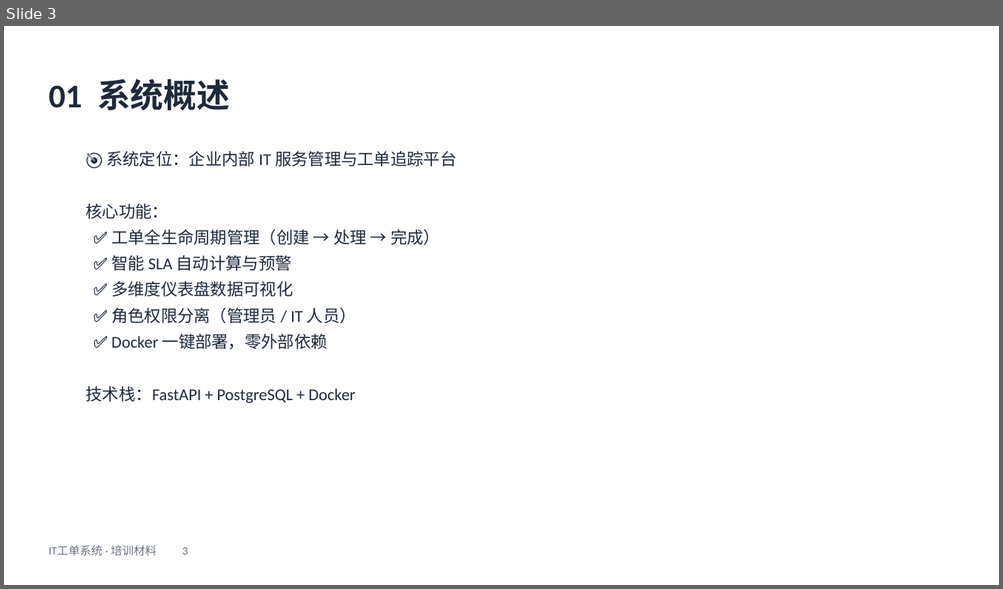
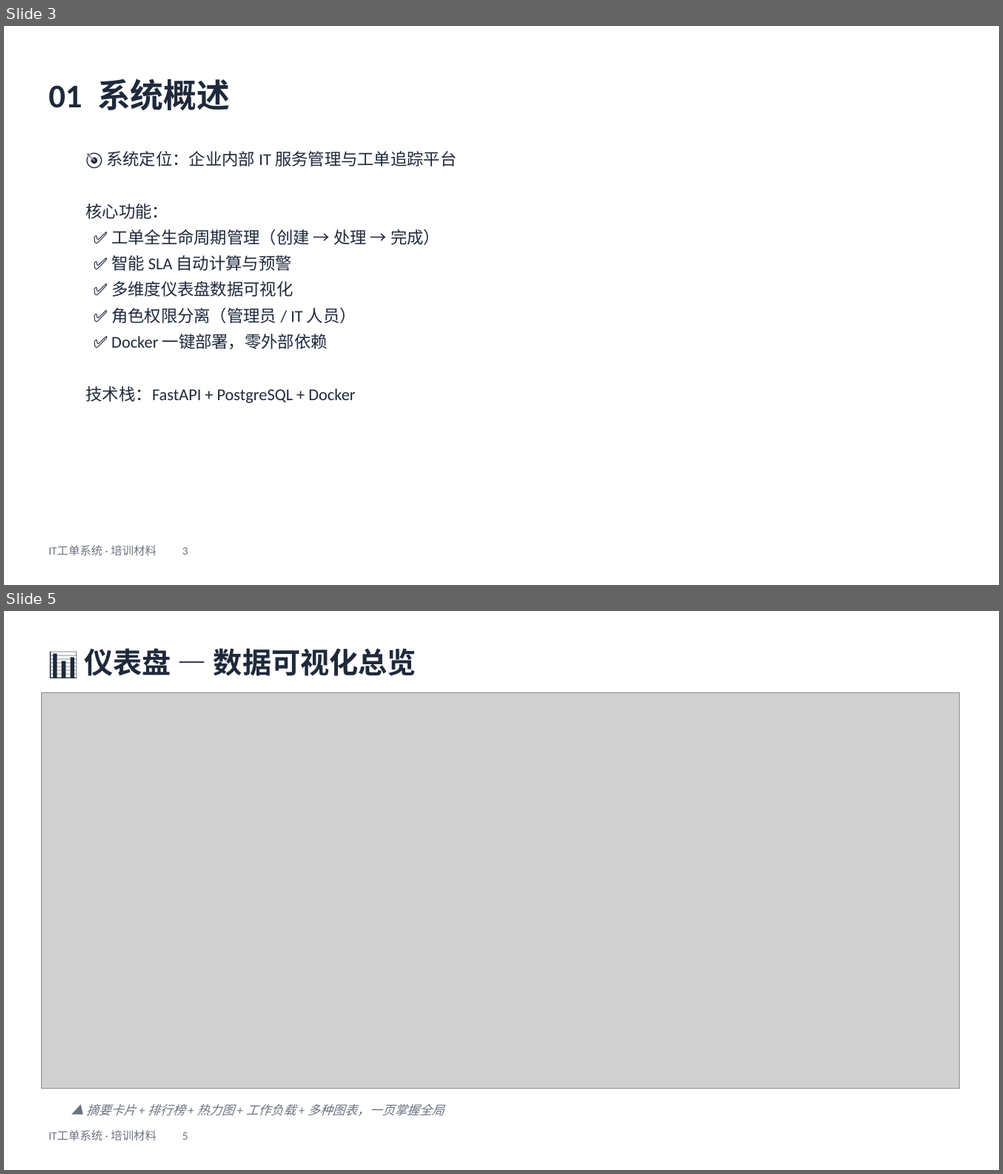
Before and after one commit to vspoptang/it-ticketing, a slide deck: docs/IT工单系统-培训材料.pptx. Shown one above the other, each under a label of ours: slide 3 before the commit, slides 3 and 5 after it; the slides between them are not shown. The pictures are 1003x589 and 1003x1174 pixels, drawn with LibreOffice and Linux fonts; fonts in the diff are those of the drawing; grey boxes stand for pictures. Boxes give left, top, right and bottom in pixels: in the first picture for what was removed or moved away, otherwise in the second. Text is boxed around its words. In the diff, an @@ line names an element or a change of style, - is before the commit and + after.

```diff
--- a/docs/IT工单系统-培训材料.pptx
+++ b/docs/IT工单系统-培训材料.pptx
@@ slide 5 added at <box>4,611,999,1170</box>, background #FFFFFF @@
@@ text added at <box>84,648,416,676</box>, 28 pt, text #1E293B, bold @@
+📊 仪表盘 — 数据可视化总览
@@ picture added at <box>41,693,959,1088</box> @@
@@ text added at <box>86,1105,444,1116</box>, 12 pt, text #6B7280, italic @@
+▲ 摘要卡片 + 排行榜 + 热力图 + 工作负载 + 多种图表，一页掌握全局
@@ text added at <box>48,1130,188,1141</box>, 11 pt, text #6B7280 @@
+IT工单系统 · 培训材料 5
```
Also in this commit, not shown: 13 slides changed, 2 other slides added, 2 other files.
